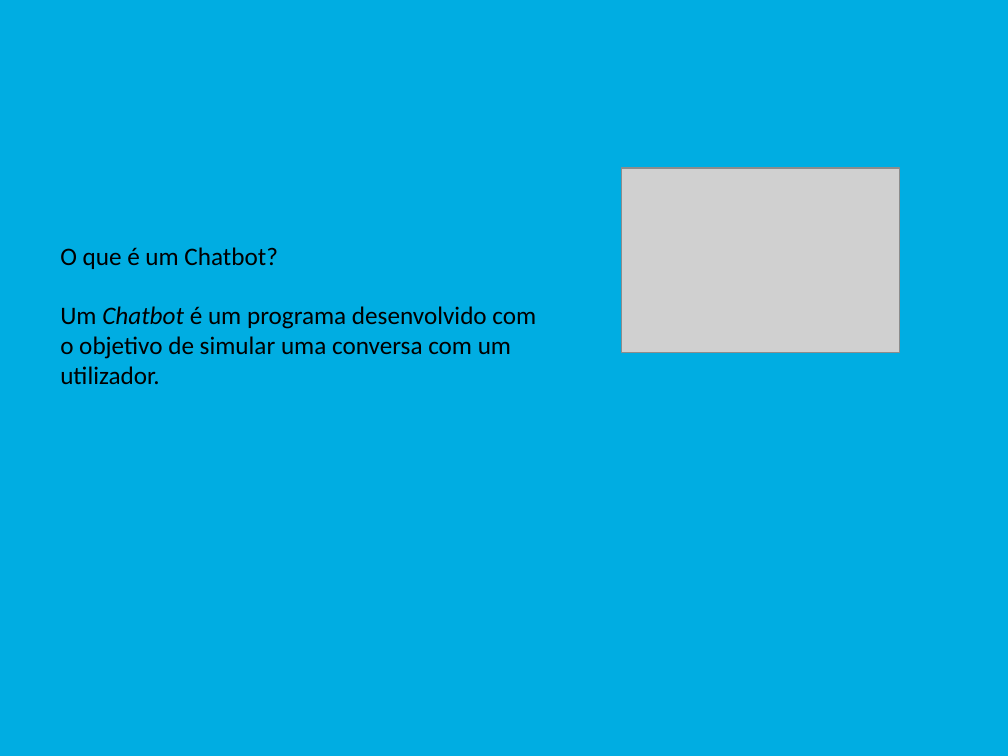
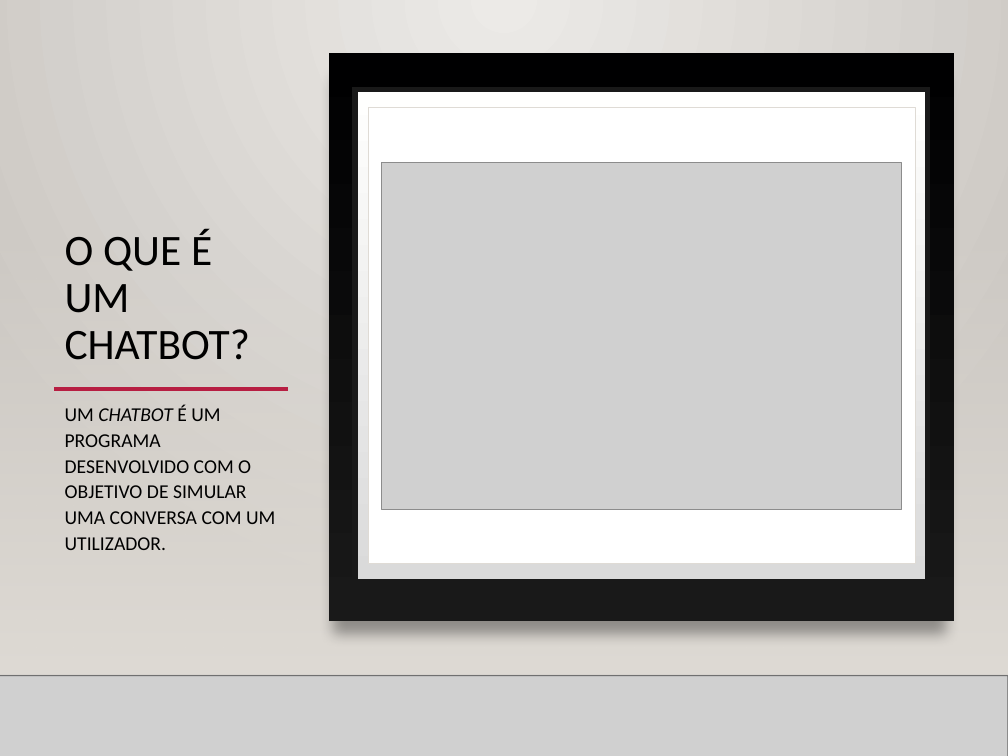
Before and after one commit to Tibblue/PLC, a slide deck: slide 4 of LEI/apresentações/apresLEI.pptx (slide 3 before the commit). Drawn at 1008x756 pixels with LibreOffice and Linux fonts; fonts in the diff are those of the drawing; grey boxes stand for pictures; background and template pictures are left out. Boxes give left, top, right and bottom in pixels: in the first picture for what was removed or moved away, otherwise in the second. Text is boxed around its words. In the diff, an @@ line names an element or a change of style, - is before the commit and + after.

```diff
--- a/LEI/apresentações/apresLEI.pptx
+++ b/LEI/apresentações/apresLEI.pptx
@@ background #FFFFFF to gradient #ECEAE7 to #CAC7C1 @@
@@ freeform shape removed at (x1=0, y1=0, x2=1008, y2=756) @@
@@ rectangle added at (x1=0, y1=0, x2=1008, y2=756), fill gradient #ECEAE7 to #CAC7C1 @@
@@ rectangle added at (x1=329, y1=53, x2=954, y2=621), fill gradient #000001 to #191919 @@
@@ rectangle added at (x1=355, y1=90, x2=927, y2=582), fill gradient #DADADA to #FFFFFE, outline #191919 4 pt @@
@@ rectangle added at (x1=368, y1=108, x2=915, y2=563), fill #FFFFFF, outline #DFDBD5 0.5 pt @@
@@ title "O QUE É UM CHATBOT?" at (x1=65, y1=229, x2=250, y2=360): vertical alignment top to bottom @@
@@ picture resized from (x1=622, y1=168, x2=899, y2=353) to (x1=382, y1=162, x2=901, y2=509) @@
@@ line added from (159, 204) to (884, 204), #B71E42 2.5 pt @@
@@ rectangle added at (x1=0, y1=222, x2=1008, y2=671), fill gradient #DFDBD5 @@
@@ rectangle added at (x1=0, y1=223, x2=1008, y2=675), fill gradient #DFDBD5 @@
@@ rectangle added at (x1=0, y1=223, x2=1008, y2=675), fill gradient #DFDBD5 @@
@@ title at (x1=65, y1=229, x2=250, y2=360): text changed; size 18 to 31 pt @@
-O que é um Chatbot?
+O QUE É UM CHATBOT?
@@ line added from (54, 389) to (288, 389), #B71E42 2.5 pt @@
@@ line added from (200, 389) to (914, 389), #B71E42 2.5 pt @@
@@ text at (x1=65, y1=405, x2=275, y2=550): text changed; size 18 to 14 pt @@
-Um Chatbot é um programa desenvolvido com o objetivo de simular uma conversa com um utilizador.
+UM CHATBOT É UM PROGRAMA DESENVOLVIDO COM O OBJETIVO DE SIMULAR UMA CONVERSA COM UM UTILIZADOR.
@@ line added from (0, 672) to (1008, 672), #000001 1 pt @@
@@ line added from (0, 675) to (1008, 675), #000001 1 pt @@
@@ picture added at (x1=0, y1=675, x2=1008, y2=756) @@
@@ line added from (0, 675) to (1008, 675), #000001 1 pt @@
```
Also in this commit, not shown: 3 other slides changed, 4 slides added, 4 slides removed.
